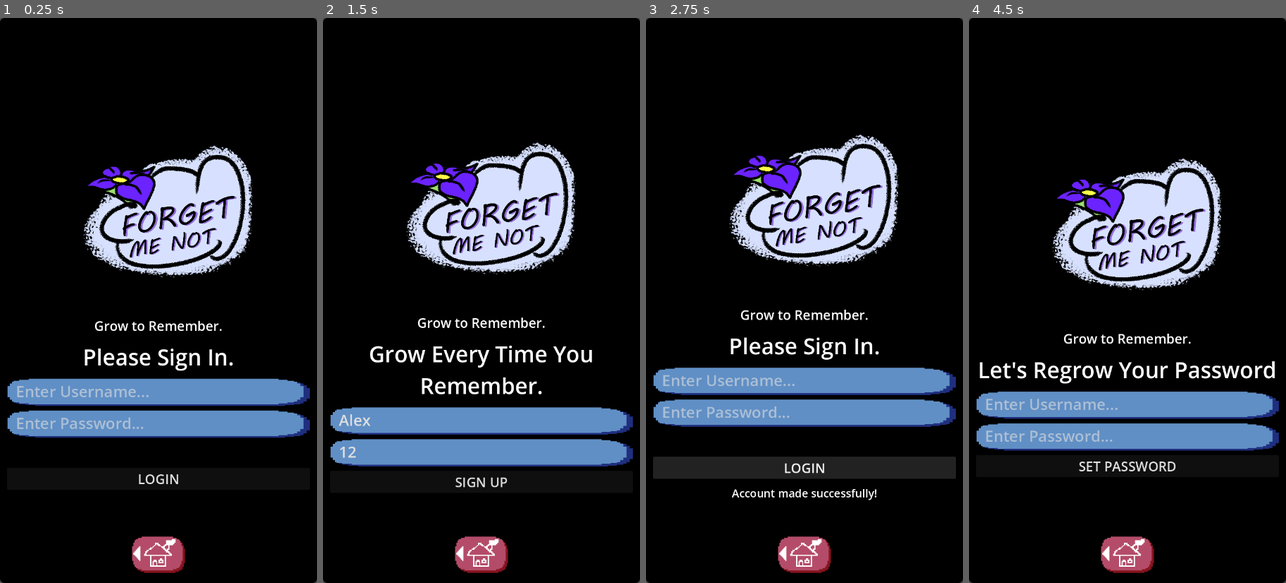
Above: before the commit, frames 1-4 (left to right).
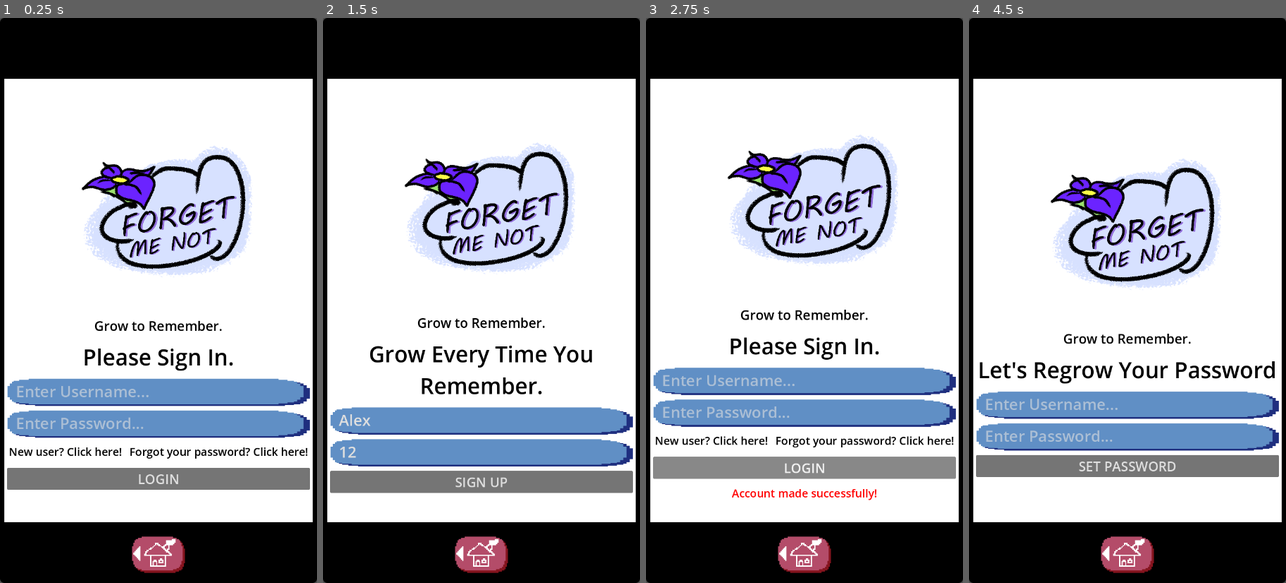
Above: after the commit, the same moments.

Repository: SmithyMKPK/IGME-110-Project-Forget-Me-Not
Game: Godot game, scene res://scenes/main_screen_root.tscn
Same seed, same stepped clock (60 frames per second), same inputs: the game is played once before the commit and once after it. The engine's default icon, where the game draws it, is replaced by a stand-in: a white triangle on a blue panel in a dark square.
Inputs (mouse positions are in pixels of both pictures, inside the frame that each line leads up to):
- Up to frame 1 (0.25 s): no input
- Up to frame 2 (1.5 s): click (481, 390) at 0.52 s; type "Alex" at 0.6 s; click (481, 424) at 0.75 s; type "12" at 0.83 s; click "New user? Click here!" at 1.25 s
- Up to frame 3 (2.75 s): click "SIGN UP" at 2 s
- Up to frame 4 (4.5 s): click "New user? Click here!" at 2.75 s; click (1127, 554) at 3.5 s; click "Forgot your password? Click h…" at 4.25 s

The runs differ from the first frame. In frame 1, 59% of the frame differs, in the area x 1-99%, y 10-90%; in frame 2, 59%; in frame 3, 59%; in frame 4, 59%.

Commit message:
small change + godot export

Diff:
--- a/scenes/main_screen_root.tscn
+++ b/scenes/main_screen_root.tscn
@@ -69,7 +69,6 @@
 [node name="Main Screen Root" type="CanvasLayer" node_paths=PackedStringArray("currentHomeScreen", "validControls", "signInScreen")]
 script = ExtResource("1_olby2")
 currentHomeScreen = NodePath("Sign In Screen")
-badScreenMode = true
 validControls = [NodePath("Sign In Screen"), NodePath("Map Screen"), NodePath("You Screen"), NodePath("Your Stuff Screen")]
 signInScreen = NodePath("Sign In Screen")
 
Not shown, changed: .github/workflows/godot-export.yml
